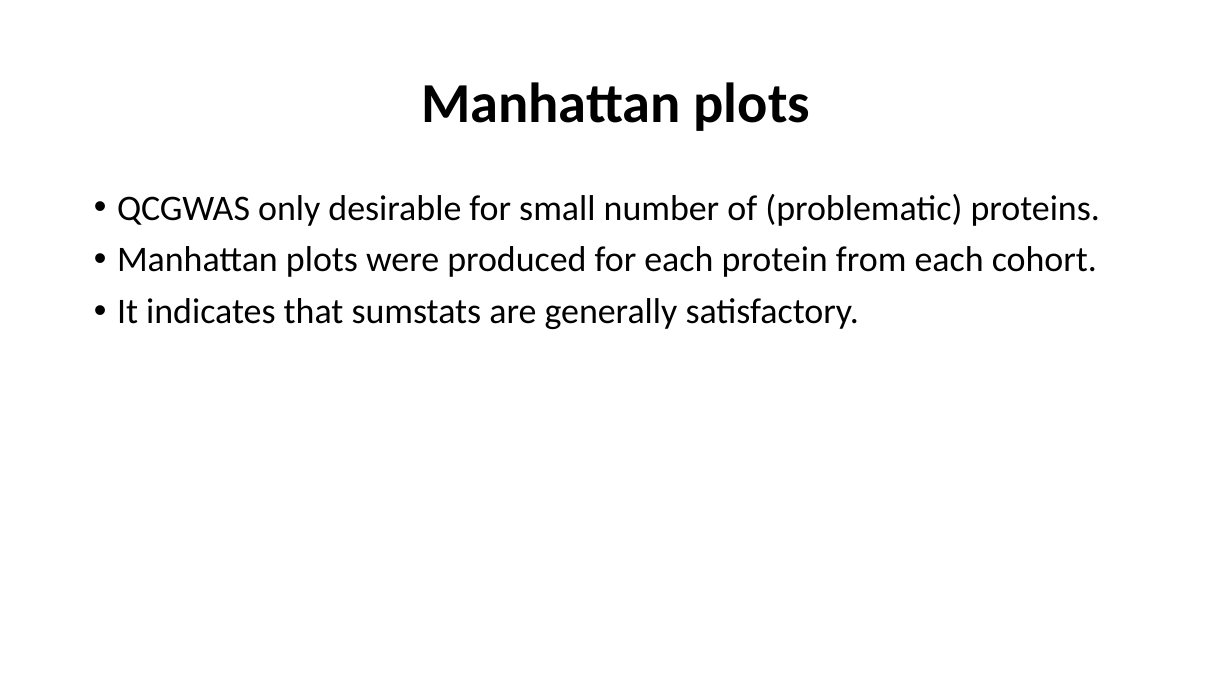
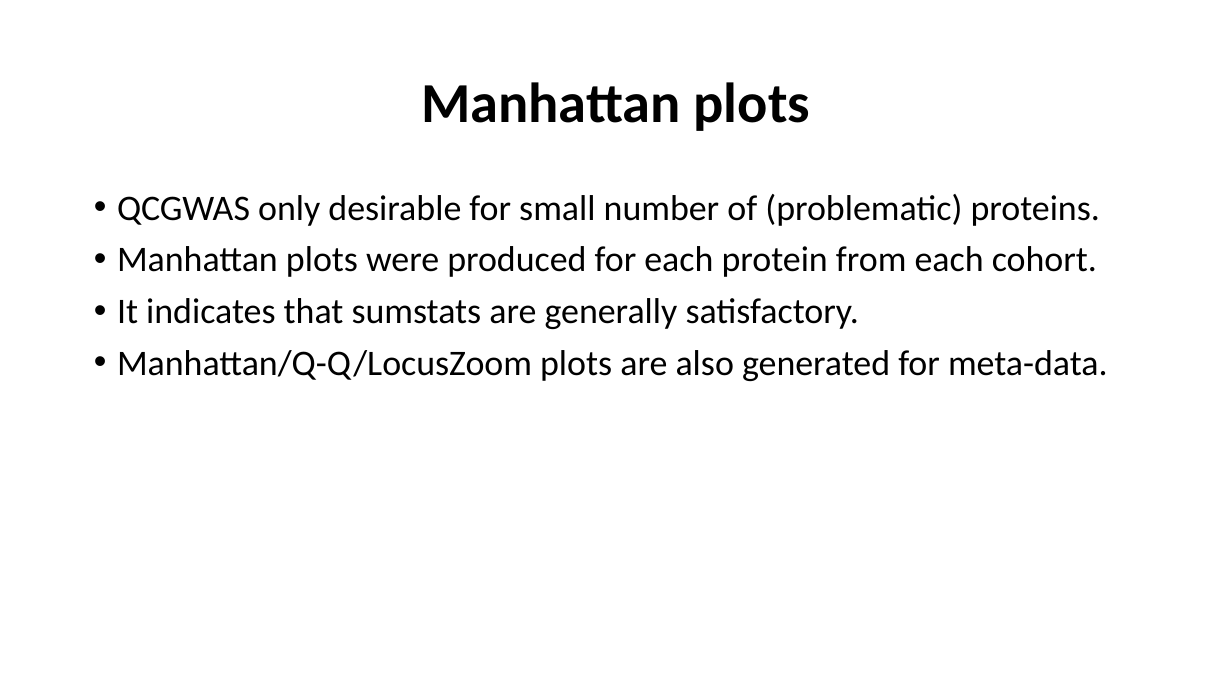
Before and after one commit to jinghuazhao/INF, a slide deck: slide 7 of doc/SCALLOP_INF1-120419.pptx. Drawn at 1232x693 pixels with LibreOffice and Linux fonts; fonts in the diff are those of the drawing. Boxes give left, top, right and bottom in pixels: in the first picture for what was removed or moved away, otherwise in the second. Text is boxed around its words. In the diff, an @@ line names an element or a change of style, - is before the commit and + after.

```diff
--- a/doc/SCALLOP_INF1-120419.pptx
+++ b/doc/SCALLOP_INF1-120419.pptx
@@ text at <box>117,350,1108,381</box>: paragraph added @@
+• Manhattan/Q-Q/LocusZoom plots are also generated for meta-data.
```
Also in this commit, not shown: 6 other slides changed.
